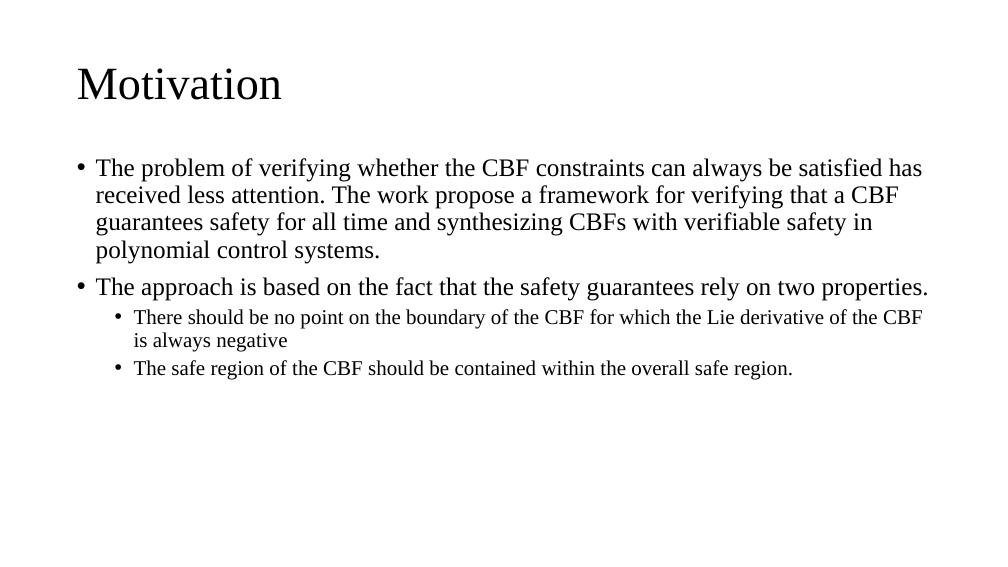
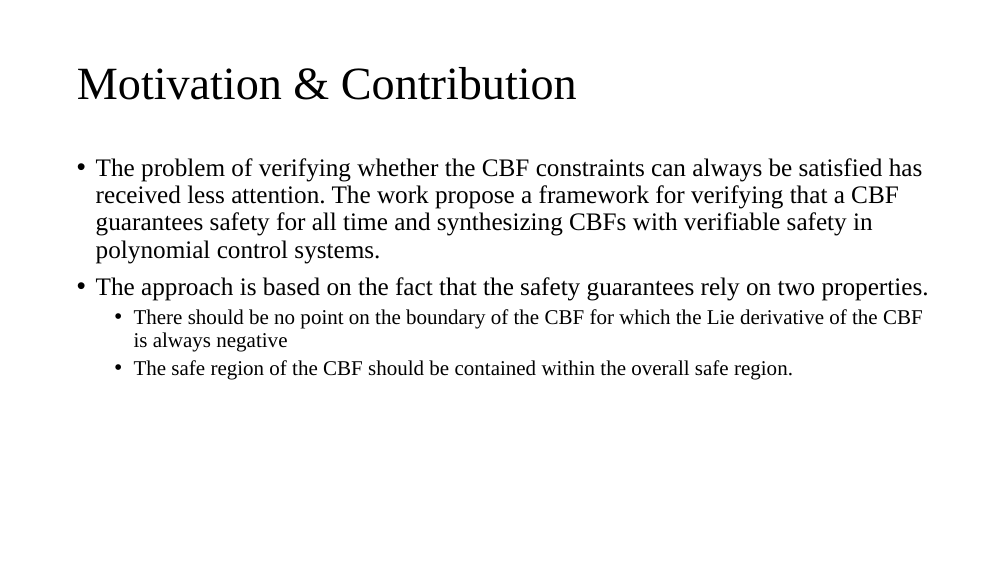
Before and after one commit to tcy1998/consensus-cbf, a slide deck: slide 2 of CBF_verify/CBF_verify.pptx. Drawn at 1008x567 pixels with LibreOffice and Linux fonts; fonts in the diff are those of the drawing. Boxes give left, top, right and bottom in pixels: in the first picture for what was removed or moved away, otherwise in the second. Text is boxed around its words. In the diff, an @@ line names an element or a change of style, - is before the commit and + after.

```diff
--- a/CBF_verify/CBF_verify.pptx
+++ b/CBF_verify/CBF_verify.pptx
@@ title at (77,67,577,100): text changed @@
-Motivation
+Motivation & Contribution
```
Also in this commit, not shown: 3 other slides changed, 9 slides added, 2 slides removed, 12 other files.
